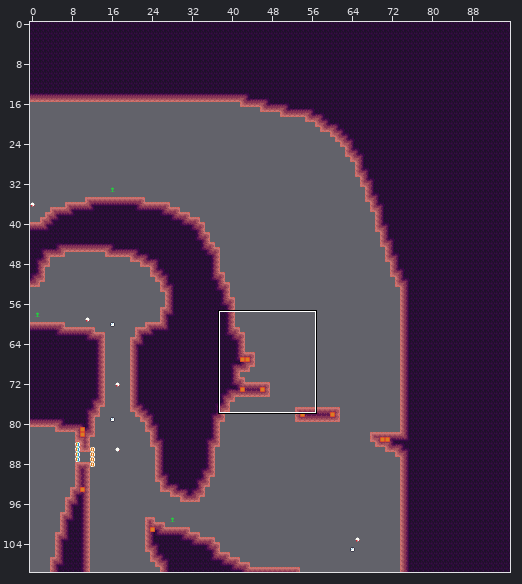
Two states of a Tiled map (JSON), assets/world/room/dirt4.json. Above, an overview of the earlier version with the close-up marked.
Close-up. As it was:
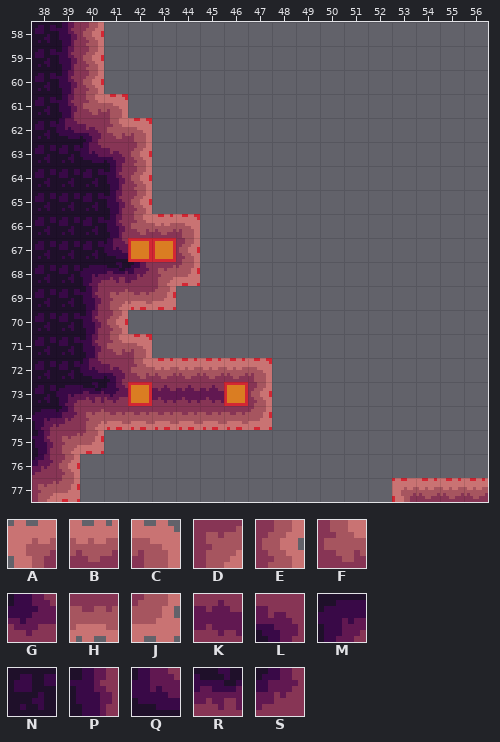
Cells are 8x8 px. Shown: x 38..56, y 58..77. The commit also changed other parts of the map, which this record leaves out.
Key: from "dirt": A 0, B 1, C 2, D 3, E 15, F 16, G 24, H 27, J 28, K 47, L 51, M 60, N 63, P 64, Q 73, R 76, S 77.
_ is an empty cell.
Layers that did not change in this view are not listed.
Layer "map" before, first column x 38:
58 NPE________________
59 NPE________________
60 NPE________________
61 NPFC_______________
62 NQLFC______________
63 NNQLE______________
64 NNNPE______________
65 NNNPE______________
66 NNNPFBC____________
67 NNNQ__E____________
68 NNMRSDJ____________
69 NNPDHJ_____________
70 NNPE_______________
71 NNPFC______________
72 NNQLFBBBBC_________
73 NMRG_KKK_E_________
74 MSDHHHHHHJ_________
75 PDJ________________
76 SE_________________
77 DJ_____________ABBB
Now the later version:
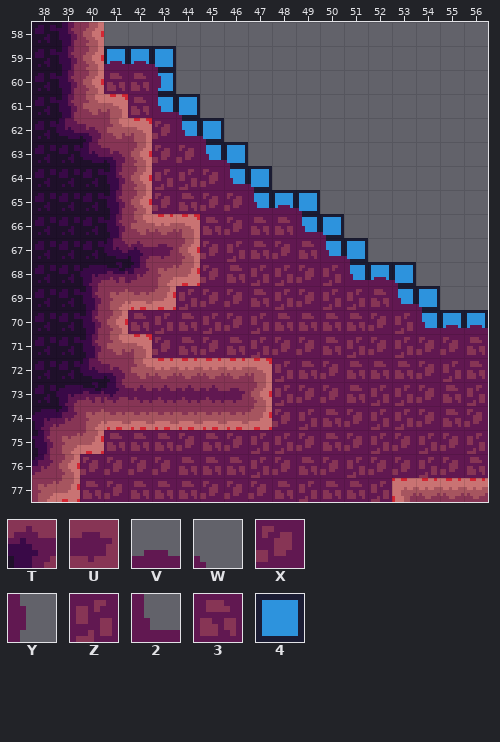
Further tiles: from "dirt": T 11, U 48; from "dirt_bg_decal": V 1, W 2, X 14, Y 15, Z 41, 2 52, 3 54; from "tools": 4 20.
Changes in this commit:
Layer "bg_draft":
The edit adds tile 4 in row 59 at x 41 to 43; in row 60 at x 43; in row 61 at x 43 to 44; in row 62 at x 44 to 45; in row 63 at x 45 to 46; in row 64 at x 46 to 47.
The edit adds tile 4 in row 65 at x 47 to 49; in row 66 at x 49 to 50; in row 67 at x 50 to 51; in row 68 at x 51 to 53; in row 69 at x 53 to 54; in row 70 at x 54 to 56.
Layer "bg":
The edit adds tile 2 in row 61 at x 43; in row 62 at x 44; in row 63 at x 45; in row 64 at x 46; in row 65 at x 47; in row 66 at x 49.
The edit adds tile 2 in row 67 at x 50; in row 68 at x 51; in row 69 at x 53; in row 70 at x 54.
The edit adds tile 3 in row 60 at x 41 to 42; in row 61 at x 42; in row 65 at x 44; in row 66 at x 45 and 47 to 48; in row 67 at x 47 and 49; in row 68 at x 46.
The edit adds tile 3 in row 69 at x 47 and 52; in row 70 at x 42, 44 and 48 to 51; in row 71 at x 44, 46, 50 and 56; in row 72 at x 49, 51 to 53 and 56; in row 73 at x 51 and 55; in row 74 at x 50 and 55.
The edit adds tile 3 in row 75 at x 41 to 43, 45 and 50; in row 76 at x 44 to 46, 49 and 56; in row 77 at x 40, 42 to 44, 48 and 50 to 51.
The edit adds tile V in row 59 at x 41 to 42; in row 65 at x 48; in row 68 at x 52; in row 70 at x 55 to 56.
The edit adds tile W in row 59 at x 43; in row 61 at x 44; in row 62 at x 45; in row 63 at x 46; in row 64 at x 47; in row 65 at x 49.
The edit adds tile W in row 66 at x 50; in row 67 at x 51; in row 68 at x 53; in row 69 at x 54.
The edit adds tile X in row 62 at x 43; in row 63 at x 43 to 44; in row 64 at x 45; in row 65 at x 43 and 45 to 46; in row 66 at x 46; in row 67 at x 45 and 48.
The edit adds tile X in row 68 at x 45 and 49; in row 69 at x 45 to 46 and 49; in row 70 at x 46 and 52; in row 71 at x 43, 45, 48 to 49, 52 and 54 to 55; in row 72 at x 50 and 54; in row 73 at x 49 to 50 and 54.
The edit adds tile X in row 74 at x 48, 51, 54 and 56; in row 75 at x 44, 46, 49, 51, 53 and 55; in row 76 at x 40 to 43, 48, 50, 52 to 53 and 55; in row 77 at x 41 and 45 to 47.
The edit adds tile Y in row 60 at x 43.
The edit adds tile Z in row 64 at x 43 to 44; in row 67 at x 46; in row 68 at x 47 to 48 and 50; in row 69 at x 44, 48 and 50 to 51; in row 70 at x 43, 45, 47 and 53; in row 71 at x 47, 51 and 53.
The edit adds tile Z in row 72 at x 48 and 55; in row 73 at x 48, 52 to 53 and 56; in row 74 at x 49 and 52 to 53; in row 75 at x 47 to 48, 52, 54 and 56; in row 76 at x 47, 51 and 54; in row 77 at x 49 and 52.
Layer "map":
The edit adds tile K in row 73 at x 42.
The edit adds tile T in row 67 at x 42.
The edit adds tile U in row 67 at x 43; in row 73 at x 46.
